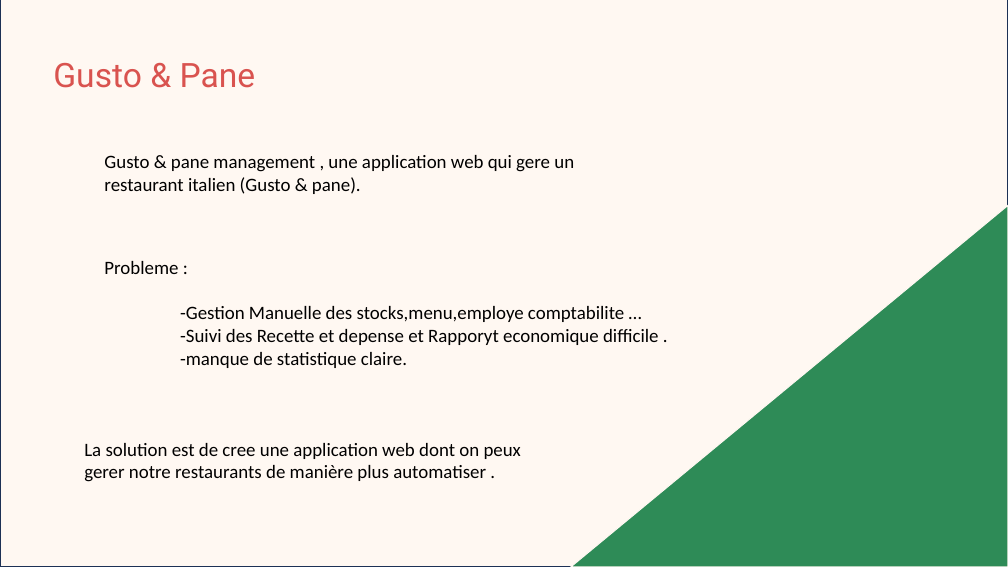
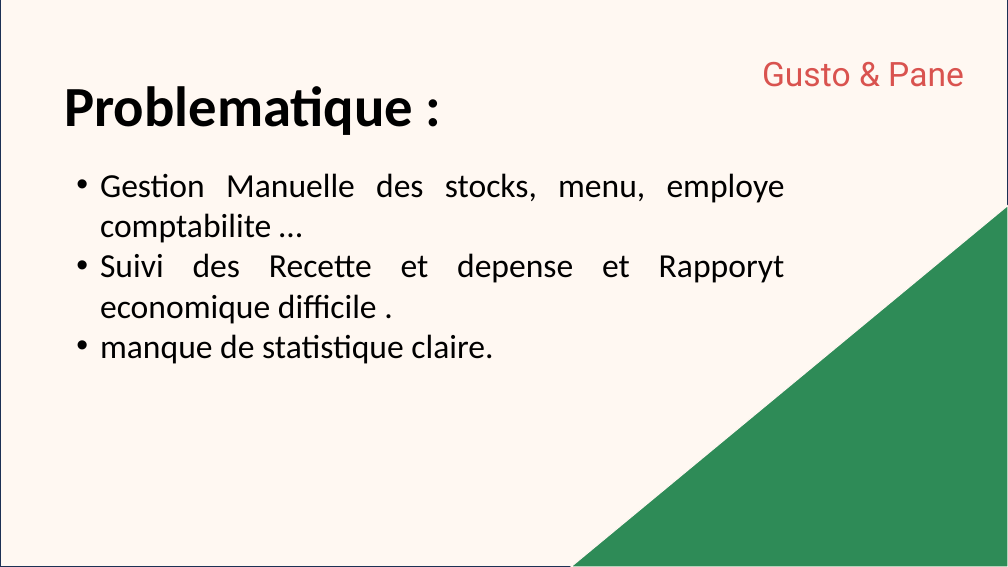
Before and after one commit to anaskablaoui/Gusto-pane, a slide deck: slide 4 of Présentation1.pptx (slide 2 before the commit). Drawn at 1008x567 pixels with LibreOffice and Linux fonts; fonts in the diff are those of the drawing. Boxes give left, top, right and bottom in pixels: in the first picture for what was removed or moved away, otherwise in the second. Text is boxed around its words. In the diff, an @@ line names an element or a change of style, - is before the commit and + after.

Commit message:
presentation

```diff
--- a/Présentation1.pptx
+++ b/Présentation1.pptx
@@ text "Gusto & Pane": place and size @@
-text "Gusto & Pane" at [53, 63, 256, 88]
+text "Gusto & Pane" at [762, 62, 964, 87]
@@ text added at [64, 86, 413, 135], 54 pt, text #000000, bold @@
+Problematique :
@@ text at [100, 173, 785, 364]: text changed; size 18 to 32 pt @@
-Probleme :
--Gestion Manuelle des stocks,menu,employe comptabilite …
--Suivi des Recette et depense et Rapporyt economique difficile .
--manque de statistique claire.
+• Gestion Manuelle des stocks, menu, employe comptabilite …
+• Suivi des Recette et depense et Rapporyt economique difficile .
+• manque de statistique claire.
@@ text removed at [104, 155, 574, 194] @@
-Gusto & pane management , une application web qui gere un restaurant italien (Gusto & pane).
@@ text removed at [84, 443, 521, 482] @@
-La solution est de cree une application web dont on peux gerer notre restaurants de manière plus automatiser .
```
Also in this commit, not shown: 6 other slides changed, 4 slides added, 1 slide removed.
